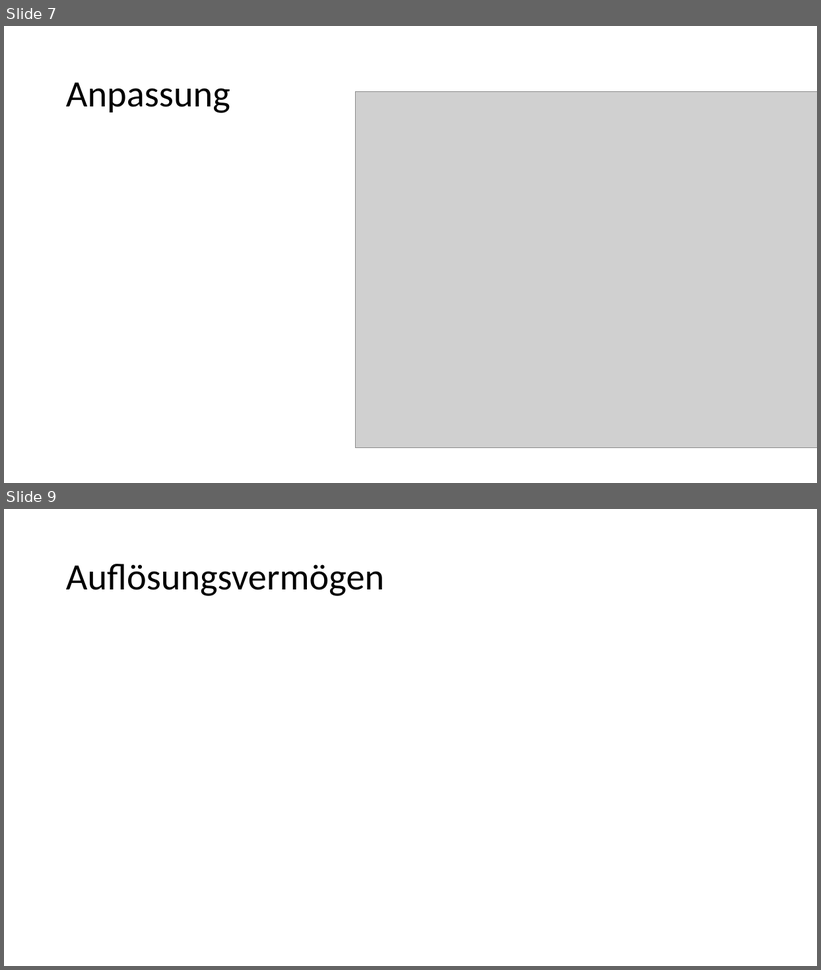
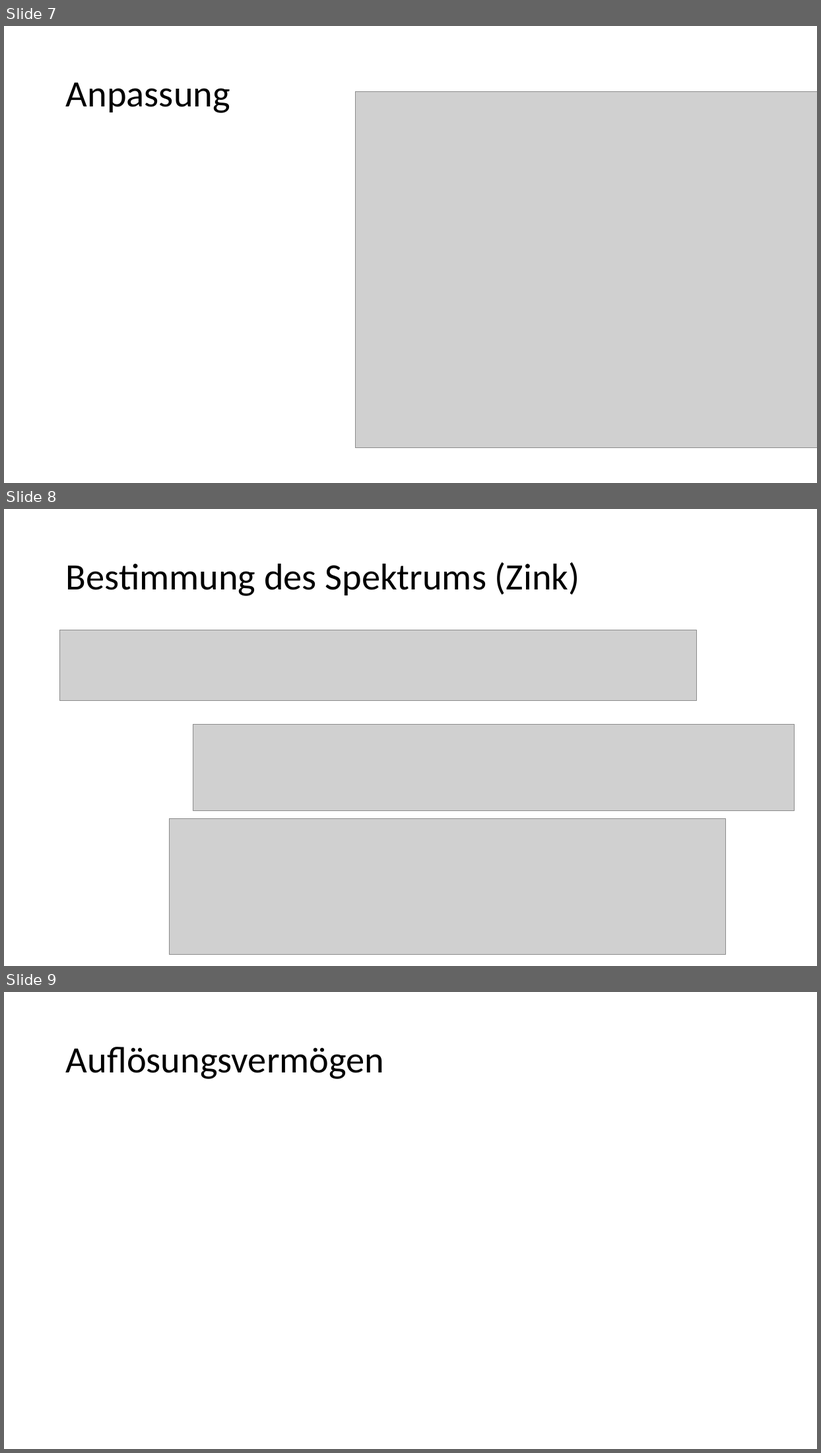
Before and after one commit to thewhitecat/grundpraktikum1, a slide deck: grundpraktikum2/Optik 1/Optik I.pptx. Shown one above the other, each under a label of ours: slides 7 and 9 before the commit, slides 7, 8 and 9 after it; the slides between them are not shown. The pictures are 821x970 and 821x1453 pixels, drawn with LibreOffice and Linux fonts; fonts in the diff are those of the drawing; grey boxes stand for pictures. Boxes give left, top, right and bottom in pixels: in the first picture for what was removed or moved away, otherwise in the second. Text is boxed around its words. In the diff, an @@ line names an element or a change of style, - is before the commit and + after.

Commit message:
ppp

```diff
--- a/grundpraktikum2/Optik 1/Optik I.pptx
+++ b/grundpraktikum2/Optik 1/Optik I.pptx
@@ slide 8 added at box(4, 509, 817, 966), background #FFFFFF @@
@@ title added at box(66, 562, 580, 596), 44 pt, text #000000 @@
+Bestimmung des Spektrums (Zink)
@@ picture added at box(60, 630, 697, 700) @@
@@ picture added at box(193, 724, 795, 811) @@
@@ picture added at box(169, 819, 726, 955) @@
```
Also in this commit, not shown: 1 slide removed.
